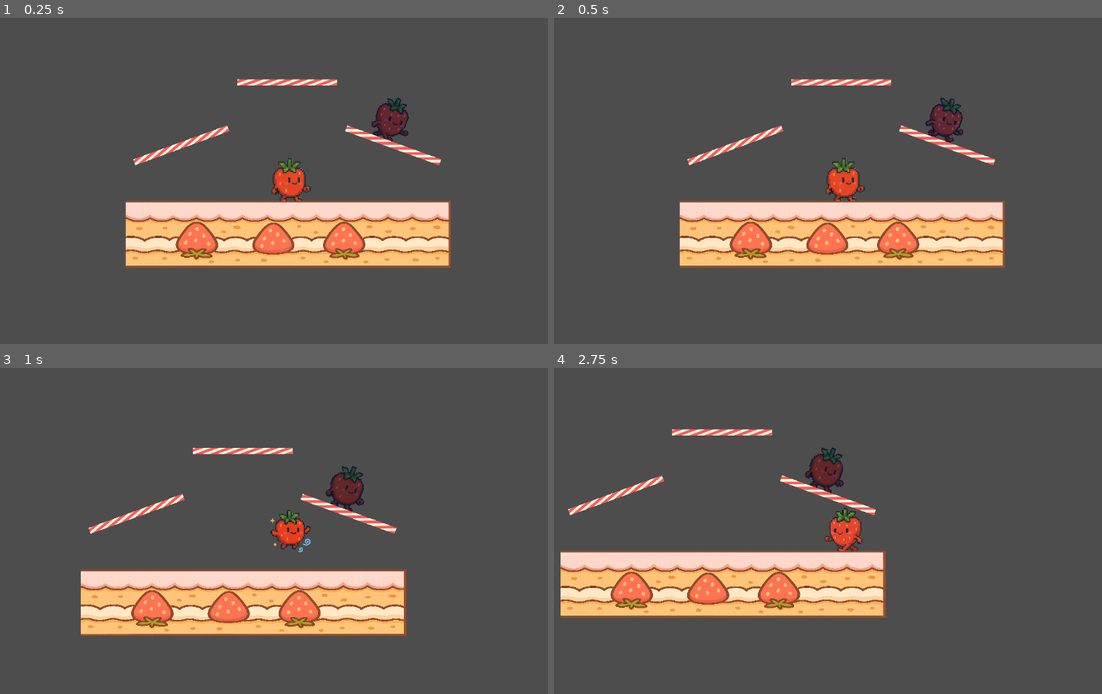
Above: before the commit, frames 1-4 (two rows, left to right).
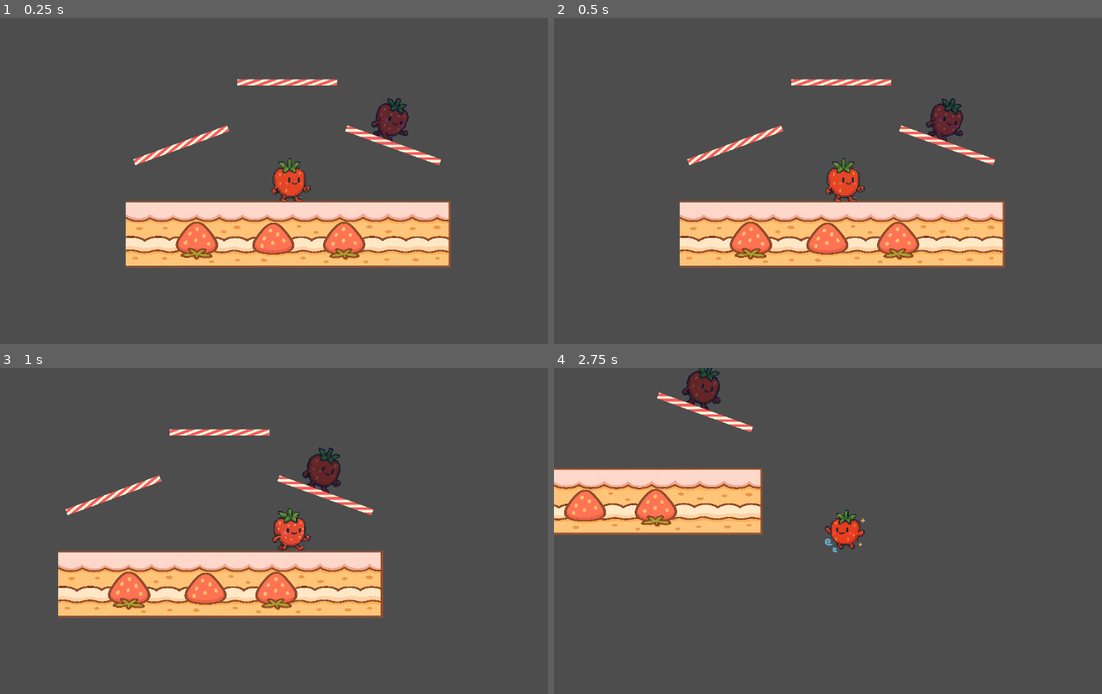
Above: after the commit, the same moments.

Repository: ktarrant/shortcake
Game: Godot game, scene res://scenes/main/Main.tscn
Two runs of this game, one before a commit and one after it. Both use one fixed random seed, a clock stepped at 60 frames per second and the inputs below.
Inputs:
- Up to frame 1 (0.25 s): no input
- Up to frame 2 (0.5 s): no input
- Up to frame 3 (1 s): hold Right (move_right) from 0.53 s (still down); tap D (attack) at 0.6 s; tap Up (jump) at 0.77 s
- Up to frame 4 (2.75 s): tap D (attack) at 1.35, 2.1 s; tap Up (jump) at 1.52 s; release Right (move_right) at 2.03 s; hold Left (move_left) from 2.03 s (still down)

Frame 1 is identical in both runs. In frame 2, 0.2% of the frame differs, in the area x 67-75%, y 24-39%; in frame 3, 19%; in frame 4, 23%, in the area x 0-61%, y 0-77%.

Commit message:
Add run

Diff:
--- a/scenes/player/Player.tscn
+++ b/scenes/player/Player.tscn
@@ -88,8 +88,19 @@
 "texture": ExtResource("5_v42im")
 }],
 "loop": true,
+"name": &"run",
+"speed": 6.0
+}, {
+"frames": [{
+"duration": 1.0,
+"texture": ExtResource("4_npwbq")
+}, {
+"duration": 1.0,
+"texture": ExtResource("5_v42im")
+}],
+"loop": true,
 "name": &"walk",
-"speed": 5.0
+"speed": 6.0
 }]
 
 [sub_resource type="CapsuleShape2D" id="CapsuleShape2D_tok1r"]
@@ -110,7 +121,7 @@
 [node name="AnimatedSprite2D" type="AnimatedSprite2D" parent="."]
 scale = Vector2(0.2, 0.2)
 sprite_frames = SubResource("SpriteFrames_6ysni")
-animation = &"air_down_attack"
+animation = &"walk"
 
 [node name="OverlapArea" type="Area2D" parent="."]
 collision_layer = 8
--- a/scripts/Player.gd
+++ b/scripts/Player.gd
@@ -1,7 +1,7 @@
 extends CharacterBody2D
 class_name Player
 
-@export var speed := 400.0
+@export var speed := 600.0
 @export var jump_force := 600.0
 @export var gravity := 400.0
 @export var max_jumps := 5
@@ -12,6 +12,7 @@
 @export var slope_walk_angle := 0.1
 @export var character_tint := Color(1, 1, 1)
 @export var is_dummy := false
+@export var walk_speed_fraction := 0.5
 
 @onready var sprite: AnimatedSprite2D = $AnimatedSprite2D
 @onready var overlap_area: Area2D = $OverlapArea
@@ -101,6 +102,9 @@
 	if input_dir.x != 0:
 		sprite.flip_h = input_dir.x < 0
 
+	var input_strength: float = abs(input_dir.x)
+	var run := input_strength > 0.7
+	var current_speed := speed * input_strength if run else speed * input_strength * walk_speed_fraction
 	var slowdown := 0.7 if overlapping_player_count > 0 else 1.0
 
 	# Horizontal control
@@ -212,8 +216,18 @@
 		return
 
 	if is_on_floor():
-		sprite.play("walk") if abs(velocity.x) > 0.1 else sprite.play("idle")
-	else:
+		var input_strength: float = abs(get_movement_input().x)
+		if abs(velocity.x) > 0.1:
+			if input_strength > 0.7:
+				sprite.play("run")
+			else:
+				sprite.play("walk")
+			sprite.speed_scale = clamp(abs(velocity.x) / speed, 0.5, 1.5)
+		else:
+			sprite.play("idle")
+			sprite.speed_scale = 1.0
+	else:
+		sprite.speed_scale = 1.0
 		if base_velocity.y < 0:
 			sprite.play("jump_hold") if Input.is_action_pressed("jump") else sprite.play("jump_release")
 		else:
